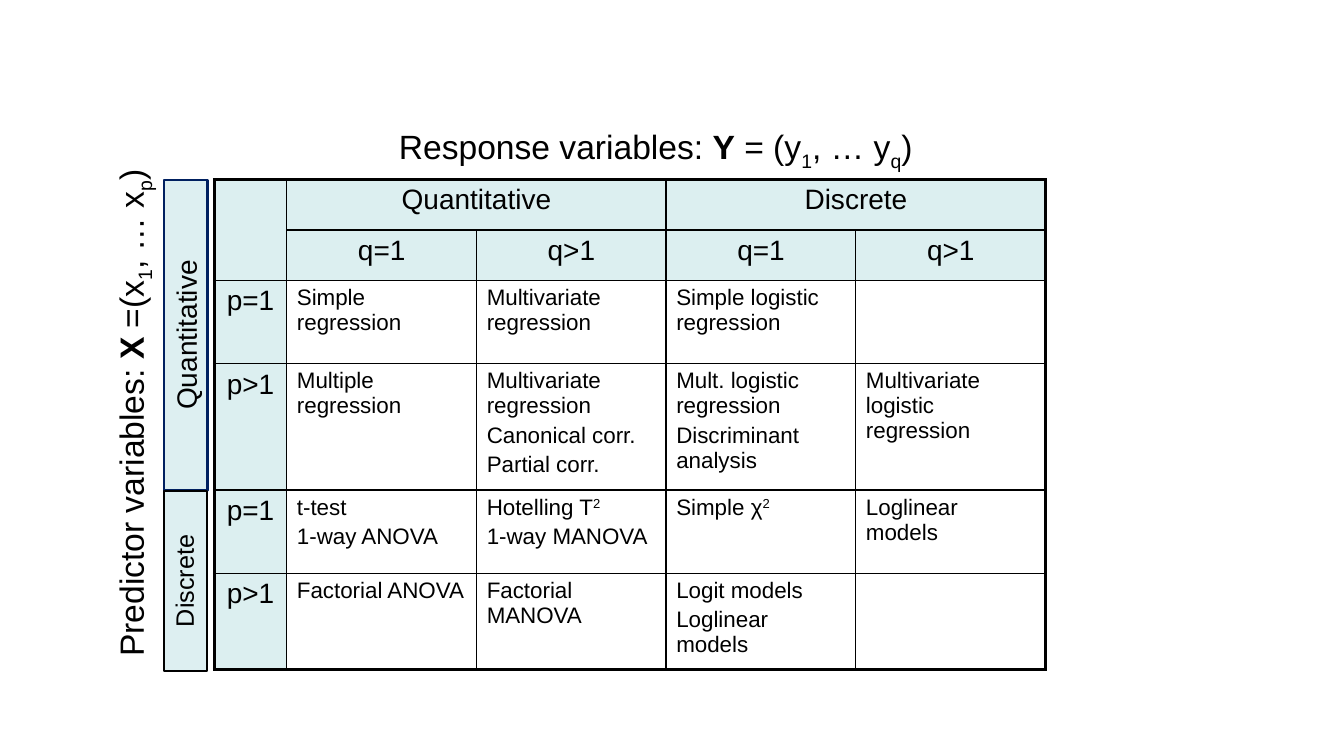
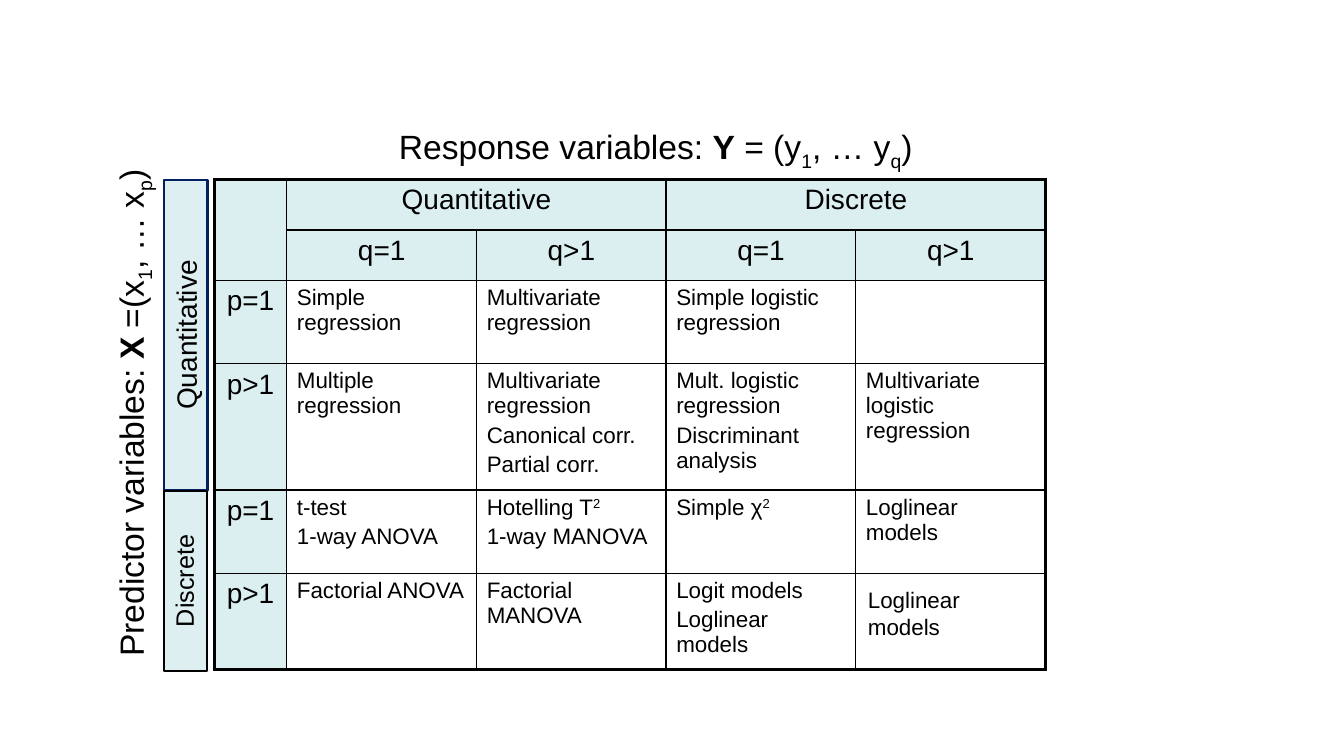
Before and after one commit to friendly/Vis-MLM-book, a slide deck: slide 5 of images/linear-combs.pptx (slide 4 before the commit). Drawn at 1344x756 pixels with LibreOffice and Linux fonts; fonts in the diff are those of the drawing. Boxes give left, top, right and bottom in pixels: in the first picture for what was removed or moved away, otherwise in the second. Text is boxed around its words. In the diff, an @@ line names an element or a change of style, - is before the commit and + after.

```diff
--- a/images/linear-combs.pptx
+++ b/images/linear-combs.pptx
@@ text added at [868, 591, 960, 636], 16 pt, text #000000 @@
+Loglinear models
```
Also in this commit, not shown: 2 slides added, 14 other files.
